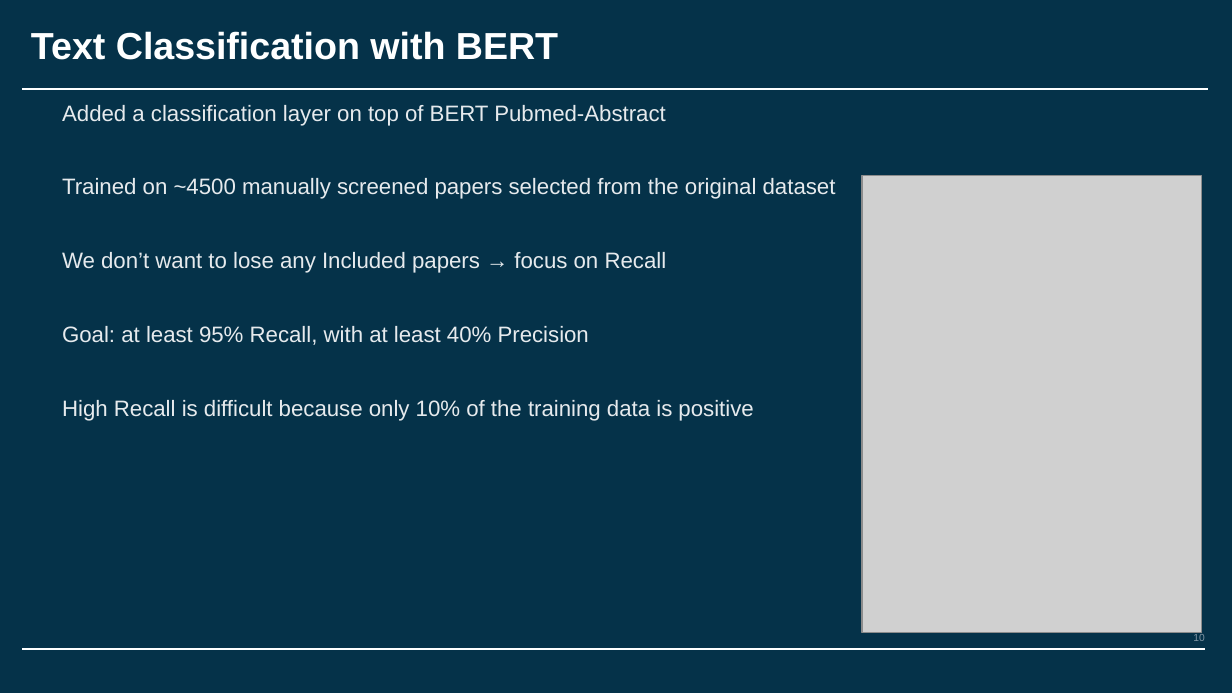
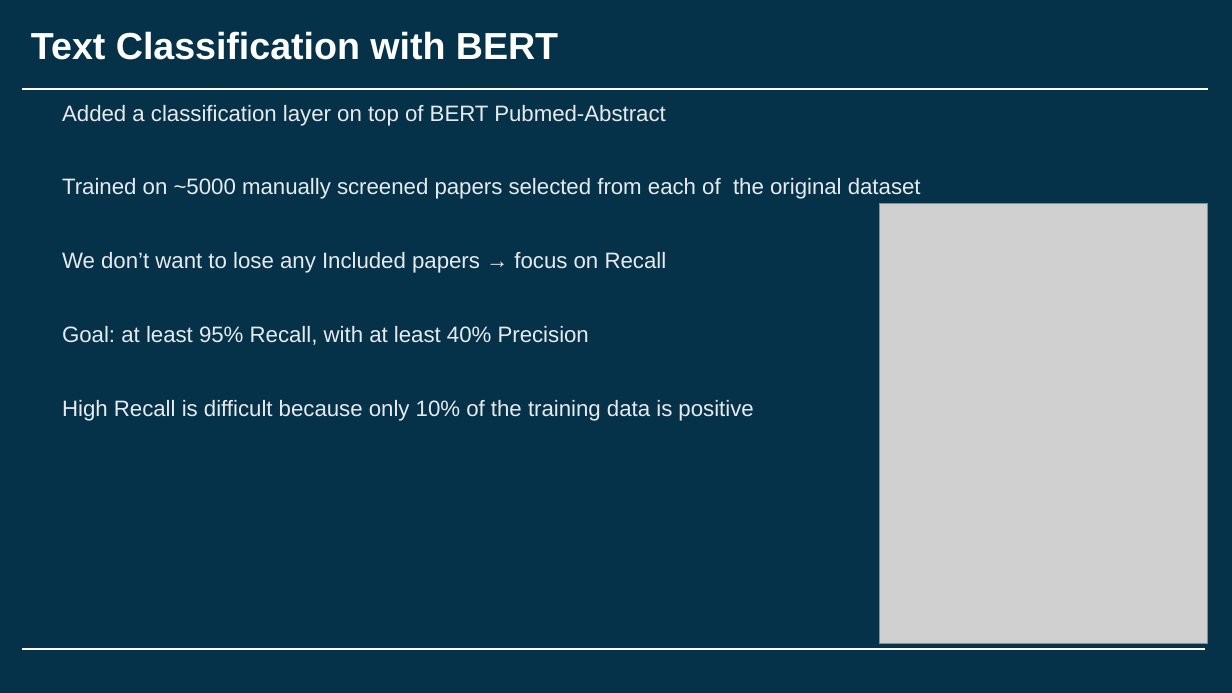
Before and after one commit to ESA-RadLab/BERTCSRS, a slide deck: slide 10 of Project info.pptx. Drawn at 1232x693 pixels with LibreOffice and Linux fonts; fonts in the diff are those of the drawing; grey boxes stand for pictures; background and template pictures are left out. Boxes give left, top, right and bottom in pixels: in the first picture for what was removed or moved away, otherwise in the second. Text is boxed around its words. In the diff, an @@ line names an element or a change of style, - is before the commit and + after.

```diff
--- a/Project info.pptx
+++ b/Project info.pptx
@@ text at box(62, 178, 921, 199): text changed @@
-Trained on ~4500 manually screened papers selected from the original dataset
+Trained on ~5000 manually screened papers selected from each of the original dataset
@@ picture: place and size @@
-picture at box(862, 176, 1202, 633)
+picture at box(880, 203, 1207, 644)
```
Also in this commit, not shown: 6 other slides changed, 3 other files.
